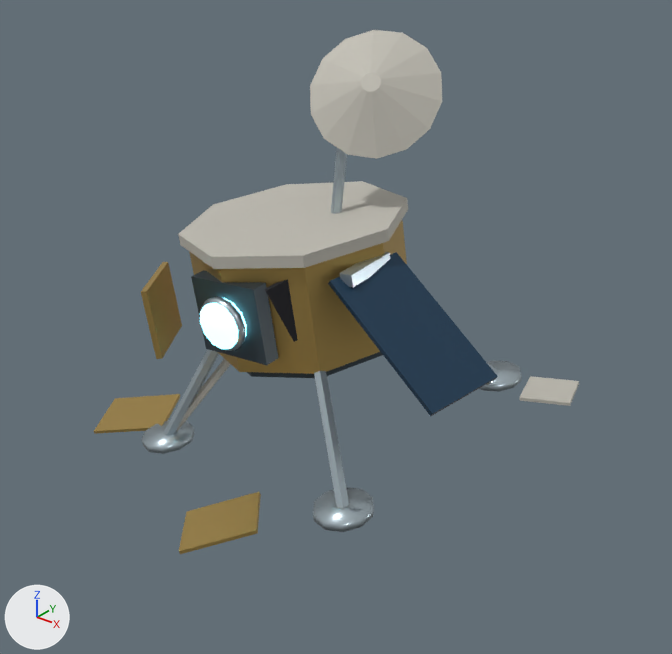
Renders of the glTF model lunar-art-test/game/assets/lander.glb from each side of a commit.
Both versions are drawn from a 50 mm lens placed at (4.77, -5.77, 4.5), pointed at (0.46, -0.38, 1.15). Every picture has the same lights, and +X, +Y and +Z are marked at lower left. The picture after the commit comes second. Where no turn or scale is listed for an object, it has been applied to the vertices. Vertices at exactly the same position are counted once.

Names of what the first picture shows: 'Core', 'Lander'.
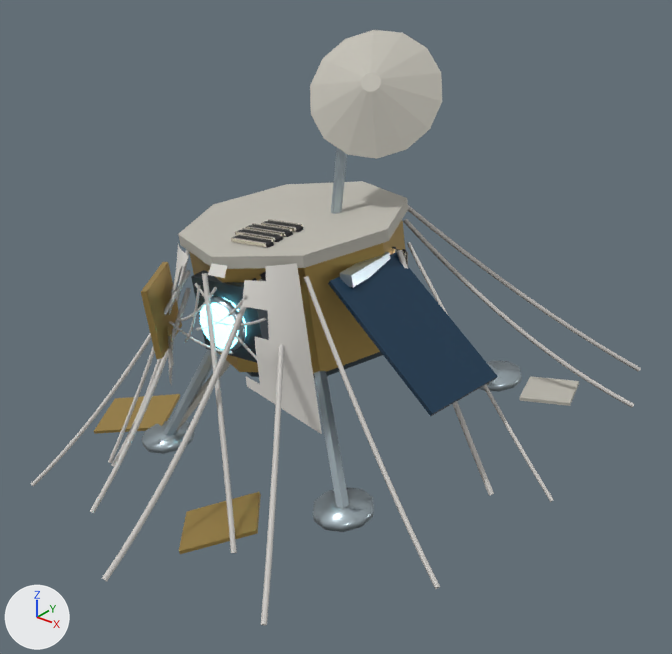
Pixel boxes (x1, y1, x2, y2) of what changed, in the pictures (672 x 654 px):
'Silk', added: after (31, 205, 641, 626)
    faces in mat_lunar___crawler_silk (light grey #cecbc7): (31, 205, 641, 626)
    faces in mat_lunar___crawler_gauze (light grey #dad7d1): (168, 244, 322, 434)
part 1 of me_cylinder_051, built on: before (265, 279, 298, 342); after (225, 219, 408, 301)

The change in detail:
Material 'Lunar • torn foil edge' (mat_lunar___torn_foil_edge) is new.
Its base color is (0.82, 0.78, 0.66) (pale yellow #eae5d4).
Its metallic is 0.9.
Its roughness is 0.25.
Material 'Lunar • crawler gauze' (mat_lunar___crawler_gauze) is new.
Its base color is (0.7, 0.68, 0.64) (light grey #dad7d1).
Its roughness is 0.9.
Material 'Lunar • crawler silk' (mat_lunar___crawler_silk) is new.
Its base color is (0.62, 0.6, 0.57) (light grey #cecbc7).
Its roughness is 0.8.
me_cylinder_051 is used by ob_lander; location (0.0, 0.0, 0.0).
me_cylinder_051 had 368 vertices, 616 faces and spanned x -2.03..1.95, y -2.13..1.44, z -0.3..3.36.
me_cylinder_051 now has 800 vertices, 1264 faces and spans x -2.03..1.95, y -2.13..1.44, z -0.3..3.36.
me_cylinder_051 part 1: 26 vertices moved from x -1.02..0.6, y -0.97..0.17, z 1.03..1.79 to x -0.7..0.4, y -1.04..-0.76, z 1.09..1.68; 6 vertices removed from x -1.0..-0.7, y 0.2..0.55, z 1.04..1.55; 454 vertices added at x -1.1..0.77, y -1.05..0.51, z 0.92..1.96.
Other edits to the shape of me_cylinder_051 do not show in these pictures.
me_cylinder_051 gains material mat_lunar___torn_foil_edge (pale yellow #eae5d4).
Mesh me_silk_sheet is new.
It has 1163 vertices, 2044 faces and spans x -1.54..2.45, y -2.65..1.95, z -0.32..1.94.
Faces by material slot: [164, 1880].
It uses material mat_lunar___crawler_gauze (light grey #dad7d1).
It uses material mat_lunar___crawler_silk (light grey #cecbc7).
Object 'Silk' (ob_silk) is new; it shows me_silk_sheet.
Its location is (0.0, 0.0, 0.0).
